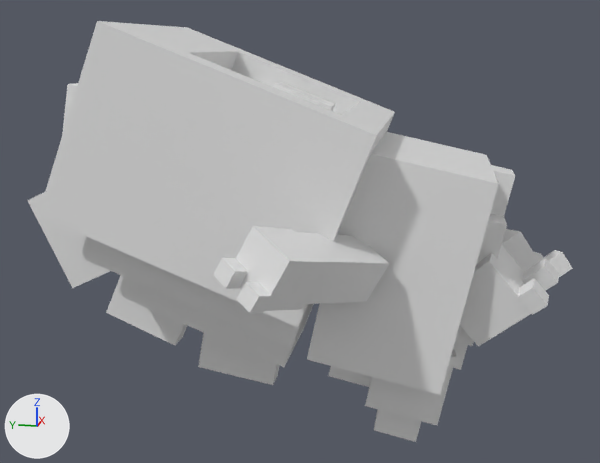
A saved change to the FBX model Assets/Art/Character/Character_Daemon_Calm.fbx.
One viewpoint serves both versions: a 50 mm lens placed at (-1.439, 0.031, 0.489), pointed at (-0.01, 0.317, 0.132). Every picture has the same lights, and +X, +Y and +Z are marked at lower left. Both versions are drawn at frame 42 of the action 'Scene'; the numbers are the values there.

Script lines for the objects in view, before the commit:
```python
me_character = bpy.data.meshes.new('Character')
me_character.from_pydata(...)  # 272 vertices, 247 faces; spans x -9.3..6.1, y -2.6..15.7, z -5.2..8.5
me_character.materials.append(mat_material_002)  # white #e7e7e7
ob_character = bpy.data.objects.new('Character', me_character)
ob_character.location = (0.073, -0.025, 0.04)
ob_character.scale = (0.0539, 0.0539, 0.0539)
```
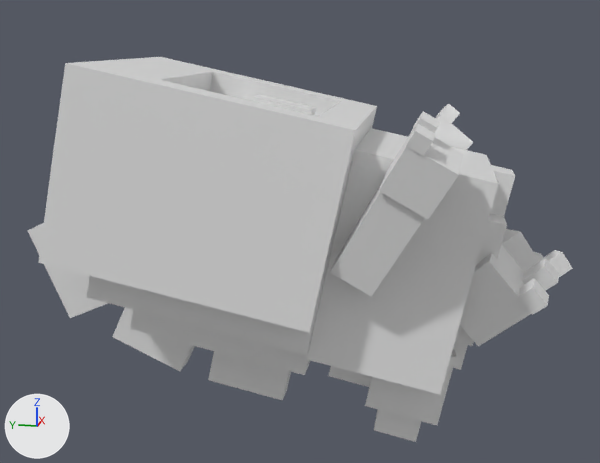
Commit message: Character Animation Fixes

Pixel boxes [x1, y1, x2, y2] of what changed, in the pictures (600 x 463 px; the box of a moved part takes in the faces that stretch with it):
'Character', reshaped (9% shorter)
    before: [27, 21, 573, 442]
    after: [28, 57, 573, 442]
part 1 of me_character, moved or reshaped
    before: [296, 232, 390, 304]
    after: [330, 187, 425, 297]
part 2 of me_character, moved or reshaped
    before: [236, 226, 328, 311]
    after: [379, 132, 463, 219]
part 3 of me_character, moved or reshaped
    before: [237, 282, 272, 313]
    after: [406, 124, 435, 156]
part 4 of me_character, moved or reshaped
    before: [213, 258, 248, 289]
    after: [411, 111, 440, 133]
part 5 of me_character, moved or reshaped
    before: [274, 82, 336, 112]
    after: [252, 95, 316, 115]
part 6 of me_character, moved or reshaped
    before: [38, 21, 395, 367]
    after: [38, 57, 377, 375]
part 7 of me_character, moved or reshaped (not visible afterwards)
    before: [62, 83, 78, 135]
part 8 of me_character, moved or reshaped
    before: [27, 192, 110, 288]
    after: [28, 223, 108, 318]
part 9 of me_character, moved or reshaped
    before: [106, 275, 188, 345]
    after: [112, 308, 195, 371]
part 10 of me_character, moved or reshaped
    before: [198, 333, 279, 385]
    after: [208, 351, 291, 400]
part 11 of me_character, moved or reshaped (not visible before)
    after: [435, 115, 473, 150]
part 12 of me_character, moved or reshaped (not visible before)
    after: [438, 104, 460, 124]

The change in detail:
me_character has 272 vertices, 247 faces and spans x -9.3..6.1, y -2.6..15.7, z -5.2..8.5.
me_character is used by ob_character; location (0.073, -0.025, 0.04); scale (0.0539, 0.0539, 0.0539).
me_character part 1: the loose piece of 8 vertices spanning x -8.5..-4.2, y 3.0..6.7, z 0.5..3.3 is multiplied about its middle by the matrix ((0.702, 0.585, 0.405), (0.412, 0.129, -0.902), (-0.58, 0.8, -0.151)), then moved by (1.2, -1.8, 1.2).
me_character part 2: the loose piece of 8 vertices spanning x -8.9..-6.8, y 4.4..6.9, z 1.1..3.4 is multiplied about its middle by the matrix ((0.702, 0.585, 0.405), (0.412, 0.129, -0.902), (-0.58, 0.8, -0.151)), then moved by (2.2, -3.5, 2.3).
me_character part 3: the loose piece of 8 vertices spanning x -9.3..-8.6, y 5.6..6.4, z 1.4..2.2 is multiplied about its middle by the matrix ((0.702, 0.585, 0.405), (0.412, 0.129, -0.902), (-0.58, 0.8, -0.151)), then moved by (2.6, -3.8, 3.7).
me_character part 4: the loose piece of 8 vertices spanning x -8.8..-8.0, y 6.3..7.2, z 1.8..2.6 is multiplied about its middle by the matrix ((0.702, 0.585, 0.405), (0.412, 0.129, -0.902), (-0.58, 0.8, -0.151)), then moved by (3.0, -4.6, 3.5).
me_character part 5: the loose piece of 8 vertices spanning x -0.9..0.4, y 5.4..7.6, z 5.1..6.5 is multiplied about its middle by the matrix ((1.0, -0.012, -0.015), (0.014, 0.987, 0.158), (0.013, -0.158, 0.987)), then moved by (-0.1, 0.7, -0.3).
me_character part 6: the loose piece of 32 vertices spanning x -6.0..2.6, y 3.4..13.5, z -2.4..8.5 is multiplied about its middle by the matrix ((1.0, -0.012, -0.015), (0.014, 0.987, 0.158), (0.013, -0.158, 0.987)), then moved by (-0.1, 0.2, -0.6).
me_character part 7: the loose piece of 8 vertices spanning x -2.2..-1.2, y 11.5..14.5, z 3.5..6.5 is moved by (-0.1, 0.4, -1.1).
me_character part 8: the loose piece of 8 vertices spanning x -2.4..-1.1, y 11.2..15.7, z -0.5..4.0 is multiplied about its middle by the matrix ((1.0, -0.008, -0.005), (0.008, 0.999, -0.034), (0.005, 0.034, 0.999)), then moved by (-0.1, 0.0, -1.1).
me_character part 9: the loose piece of 8 vertices spanning x -2.2..-1.2, y 9.6..13.1, z -2.5..1.1 is moved by (-0.1, -0.2, -0.9).
me_character part 10: the loose piece of 8 vertices spanning x -2.2..-1.2, y 6.7..9.8, z -3.7..-0.5 is moved by (0.0, -0.4, -0.5).
me_character part 11: the loose piece of 8 vertices spanning x 3.5..5.7, y 4.8..7.4, z 1.4..3.8 is multiplied about its middle by the matrix ((0.781, -0.549, -0.299), (-0.383, -0.042, -0.923), (0.494, 0.835, -0.243)), then moved by (-2.0, -4.2, 1.6).
me_character part 12: the loose piece of 8 vertices spanning x 4.7..5.4, y 6.8..7.7, z 2.2..3.0 is multiplied about its middle by the matrix ((0.781, -0.549, -0.299), (-0.383, -0.042, -0.923), (0.494, 0.835, -0.243)), then moved by (-2.8, -5.6, 2.7).
